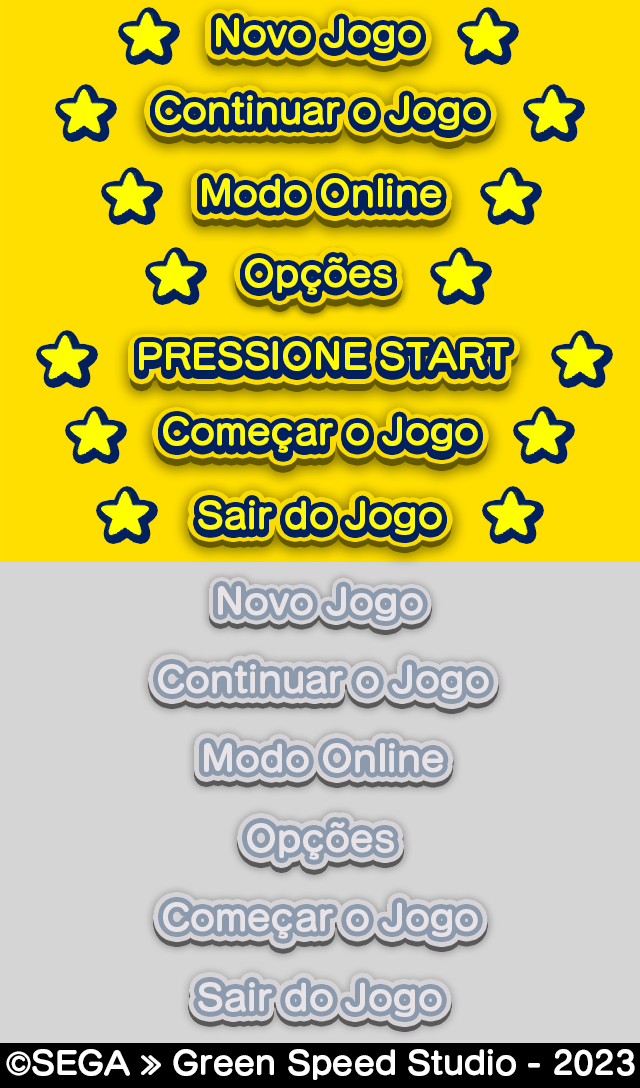
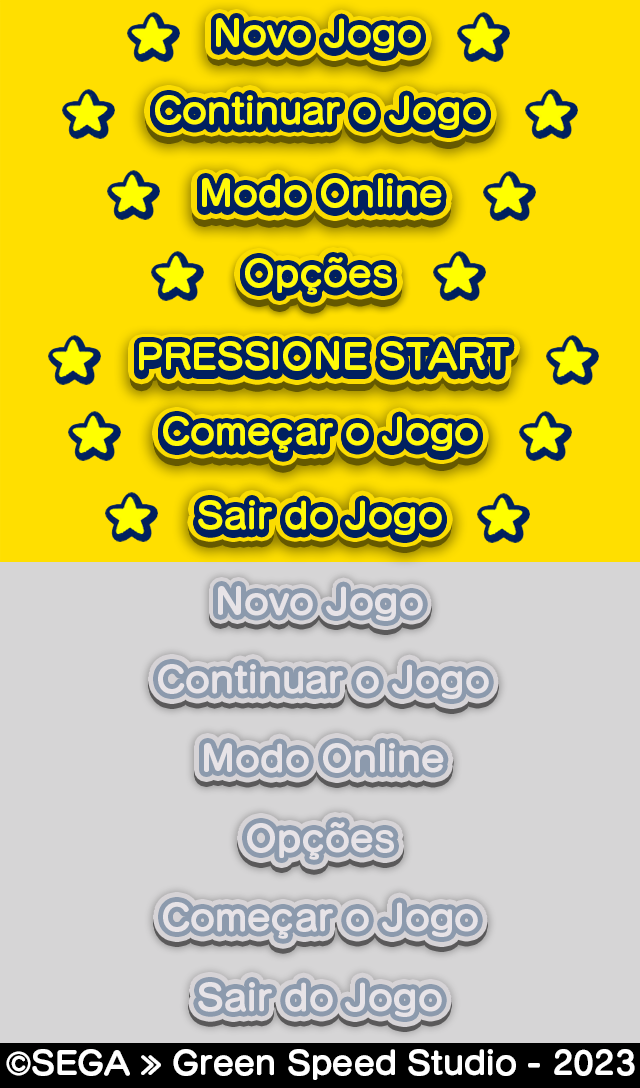
Layer changes from the first w=640, h=1088 image to the second:
renamed "Camada 15" to "Camada 24", painted on it over [546, 330, 613, 388]
renamed "Camada 17" to "Camada 26", painted on it over [430, 247, 492, 305]
renamed "Camada 19" to "Camada 28", painted on it over [480, 167, 542, 225]
renamed "Camada 9" to "Camada 30", moved it above "Camada 32", painted on it over [523, 84, 585, 142]
renamed "Camada 7" to "Camada 32", moved it above "Camada 31", painted on it over [457, 7, 519, 65]
renamed "Camada 6" to "Camada 31", moved it above "Camada 29", painted on it over [118, 7, 180, 65]
renamed "Camada 8" to "Camada 29", moved it above "Camada 27", painted on it over [55, 84, 117, 142]
renamed "Camada 18" to "Camada 27", painted on it over [101, 167, 163, 225]
renamed "Camada 16" to "Camada 25", painted on it over [145, 247, 207, 305]
renamed "Camada 14" to "Camada 23", painted on it over [36, 330, 101, 388]
renamed "Camada 12" to "Camada 22", painted on it over [65, 406, 127, 464]
renamed "Camada 13" to "Camada 21", moved it above "Camada 20", painted on it over [513, 406, 575, 464]
renamed "Camada 11" to "Camada 20", moved it above "Camada 10", painted on it over [477, 486, 544, 544]
painted on "Camada 10" over [96, 486, 158, 544]
